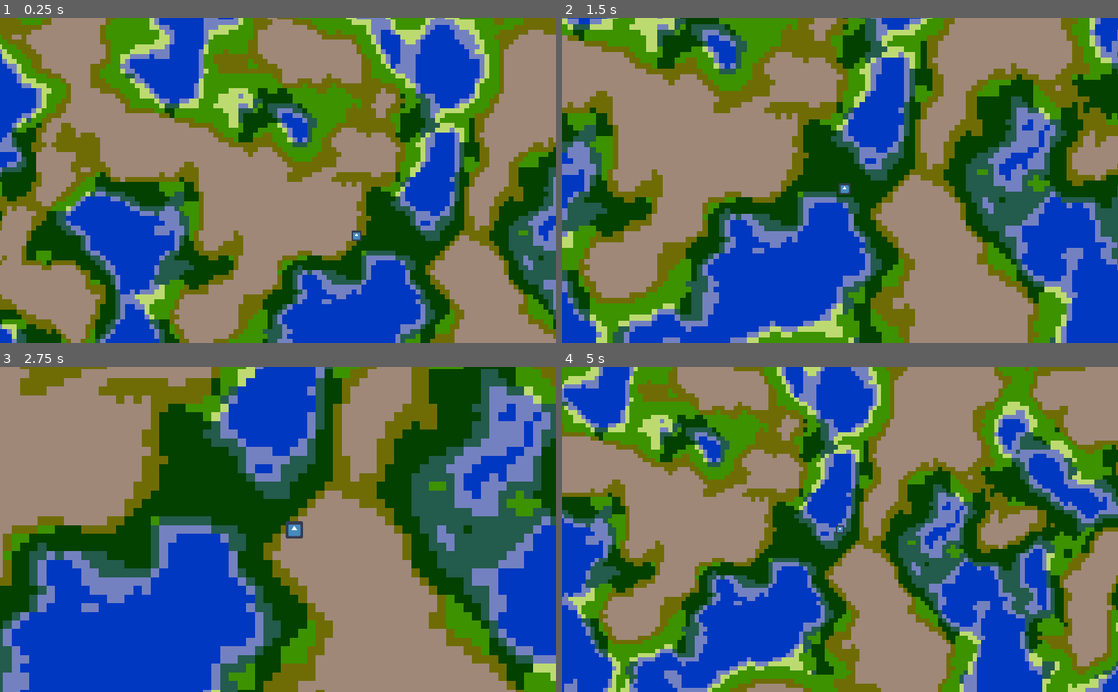
Above: before the commit, frames 1-4 (two rows, left to right).
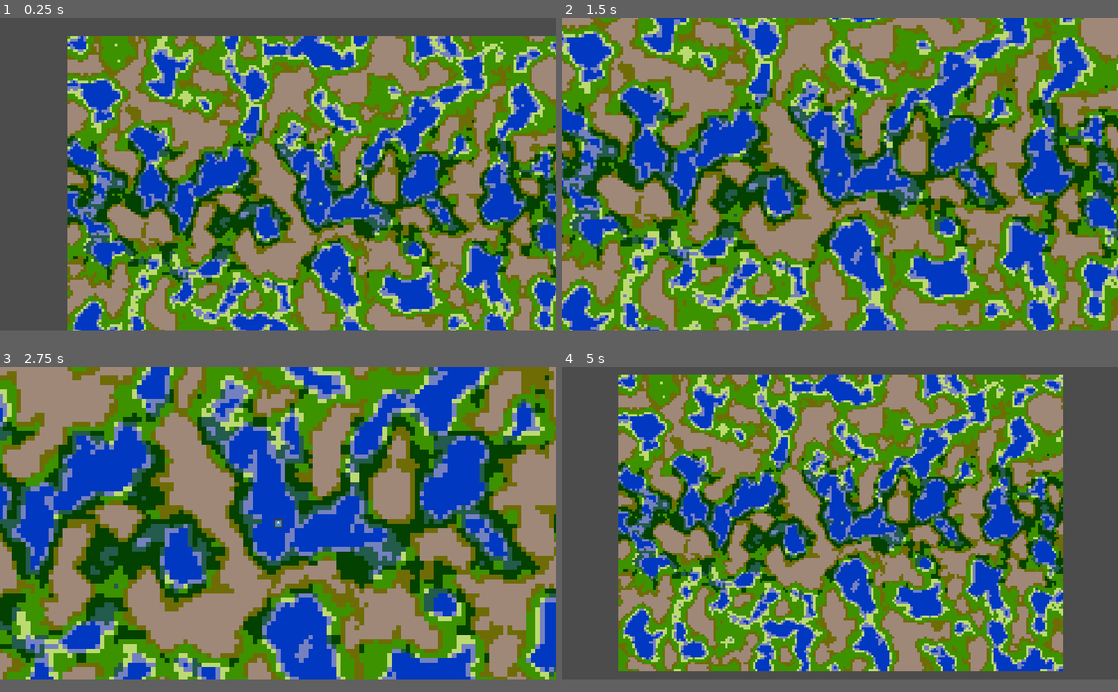
Above: after the commit, the same moments.

Repository: uzkbwza/procgen
Game: Godot game, scene res://World.tscn
The game is run twice, just before and just after one commit, with the same random seed, the same clock (stepped at 60 frames per second) and the same inputs. The engine's default icon, where the game draws it, is replaced by a stand-in: a white triangle on a blue panel in a dark square.
Inputs (mouse positions are in pixels of both pictures, inside the frame that each line leads up to):
- Up to frame 1 (0.25 s): no input
- Up to frame 2 (1.5 s): move the mouse to (962, 164) at 0.52 s; hold D (move_right) 0.53-1.28 s; tap Mouse wheel up (zoom_in) at 0.6 s; move the mouse to (728, 196) at 1.27 s; hold S (move_down) from 1.28 s (still down); tap Mouse wheel down (zoom_out) at 1.35 s
- Up to frame 3 (2.75 s): move the mouse to (333, 458) at 2.02 s; release S (move_down) at 2.03 s; hold D (move_right) from 2.03 s (still down); tap Mouse wheel up (zoom_in) at 2.1 s
- Up to frame 4 (5 s): move the mouse to (812, 594) at 2.77 s; release D (move_right) at 2.78 s; hold W (move_up) 2.78-3.53 s; tap Mouse wheel down (zoom_out) at 2.85, 4.35 s; move the mouse to (1006, 578) at 3.52 s; hold A (move_left) from 3.53 s (still down); tap Mouse wheel up (zoom_in) at 3.6 s; move the mouse to (673, 480) at 4.27 s
In our replay, the window is 800x468 before the commit and 800x450 after it. These sizes can differ from the game's own. Grey fills any space a smaller window leaves; there, only what the larger window draws over its background counts as a difference.

The runs differ from the first frame. In frame 1, 84% of the frame differs, in the area x 0-100%, y 0-100%; in frame 2, 81%; in frame 3, 83%; in frame 4, 86%.

Commit message:
more cleaning

Diff:
--- a/Player.gd
+++ b/Player.gd
@@ -1,5 +1,5 @@
 extends KinematicBody2D
-var speed = 200
+var speed = 500
 
 # Declare member variables here. Examples:
 # var a = 2
--- a/TileMap.gd
+++ b/TileMap.gd
@@ -23,11 +23,11 @@
 	}
 
 func _ready():
-	elevation_noise.period = 18
+	elevation_noise.period = 180
 	elevation_noise.persistence = 0.4
 	elevation_noise.octaves = 5
 
-	moisture_noise.period = 8
+	moisture_noise.period = 80
 	moisture_noise.persistence = 0.5
 	moisture_noise.octaves = 2
 	randomize()
@@ -123,8 +123,8 @@
 			equator_distance /= equator_distance_max
 
 			# gets noise values for position
-			var elevation = elevation_noise.get_noise_2dv(world_coords)
-			var moisture = moisture_noise.get_noise_2dv(world_coords)
+			var elevation = elevation_noise.get_noise_2dv(map_to_world(world_coords))
+			var moisture = moisture_noise.get_noise_2dv(map_to_world(world_coords))
 
 			elevation = noise_value_normalize(elevation)
 			moisture = noise_value_normalize(moisture)
@@ -144,8 +144,8 @@
 			# keep in mind you will need to establish what chunk this is in later
 			# because the data only returns local coordinates for each chunk.
 			# that being (0,0) through (15,15), for example.
-			if x % 8 == 0 and y % 8 == 0:
-				print([world_coords, tile_center_distance, elevation, moisture])
+#			if x % 8 == 0 and y % 8 == 0:
+#				print([world_coords, tile_center_distance, elevation, moisture])
 			contents[world_coords] = {"type" : cell_type,
 									  "local coordinates" : local_coords,
 									  "chunk coordinates" : chunk_coords,
--- a/project.godot
+++ b/project.godot
@@ -25,6 +25,8 @@
 
 [display]
 
+window/size/width=1920
+window/size/height=1080
 window/per_pixel_transparency/enabled=true
 window/stretch/mode="2d"
 window/stretch/aspect="keep"
@@ -33,13 +35,13 @@
 
 zoom_in={
 "deadzone": 0.5,
-"events": [ Object(InputEventMouseButton,"resource_local_to_scene":false,"resource_name":"","device":0,"alt":false,"shift":false,"control":fal …(189 unchanged characters)…
+"events": [ Object(InputEventMouseButton,"resource_local_to_scene":false,"resource_name":"","device":-1,"alt":false,"shift":false,"control":fal …(189 unchanged characters)…
 , Object(InputEventKey,"resource_local_to_scene":false,"resource_name":"","device":0,"alt":false,"shift":false,"control":false,"meta":false,"command":false,"pressed":false,"scancode":61,"unicode":0,"echo":false,"script":null)
  ]
 }
 zoom_out={
 "deadzone": 0.5,
-"events": [ Object(InputEventMouseButton,"resource_local_to_scene":false,"resource_name":"","device":0,"alt":false,"shift":false,"control":fal …(189 unchanged characters)…
+"events": [ Object(InputEventMouseButton,"resource_local_to_scene":false,"resource_name":"","device":-1,"alt":false,"shift":false,"control":fal …(189 unchanged characters)…
 , Object(InputEventKey,"resource_local_to_scene":false,"resource_name":"","device":0,"alt":false,"shift":false,"control":false,"meta":false,"command":false,"pressed":false,"scancode":45,"unicode":0,"echo":false,"script":null)
  ]
 }
